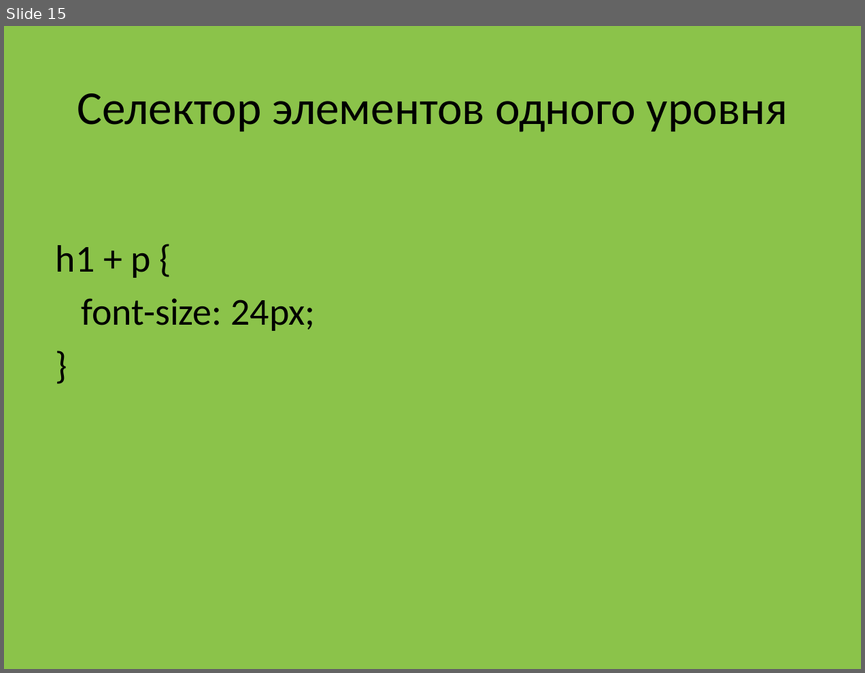
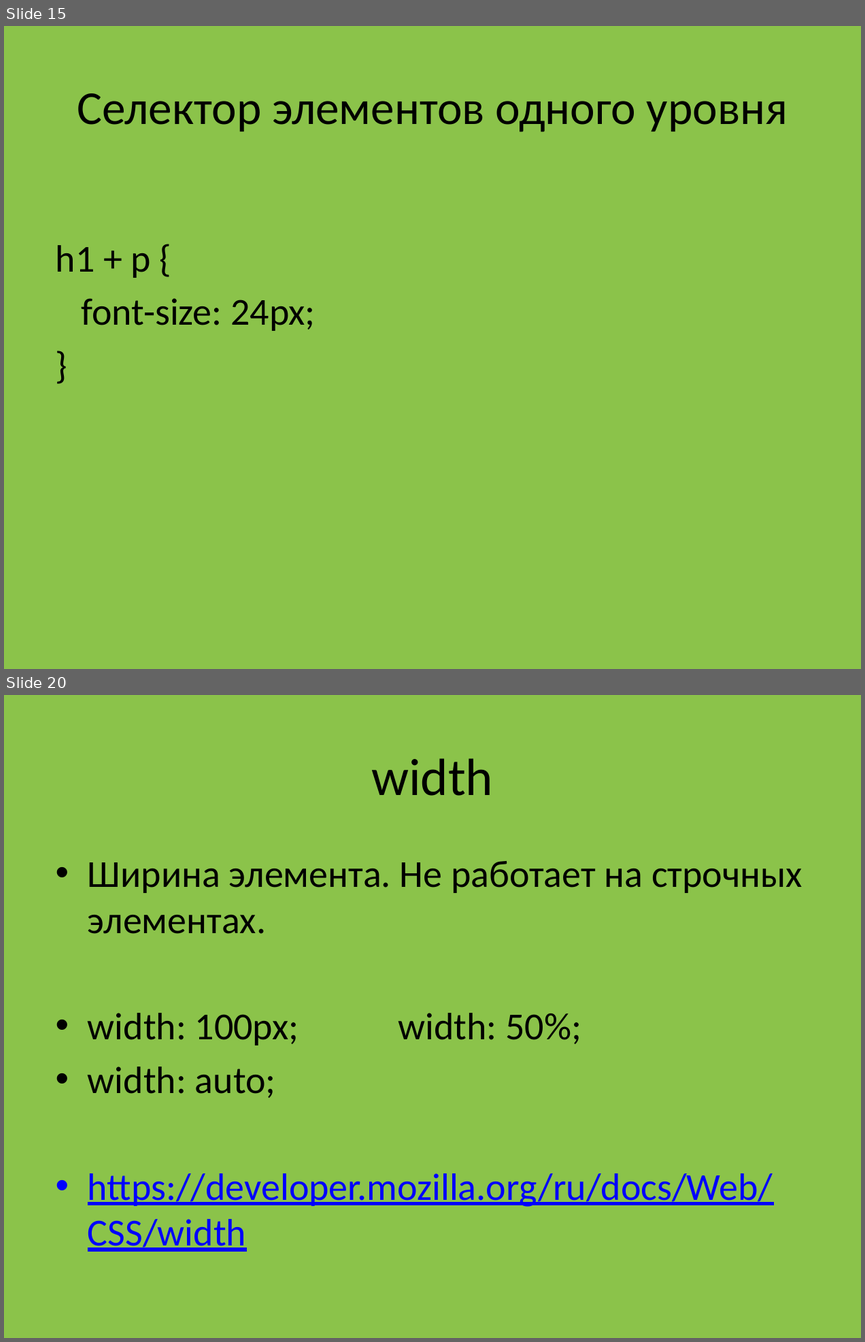
Before and after one commit to fedyashev/course-frontend-group-2, a slide deck: 00-presentation/Frontend 102.pptx. Shown one above the other, each under a label of ours: slide 15 before the commit, slides 15 and 20 after it; the slides between them are not shown. The pictures are 865x673 and 865x1342 pixels, drawn with LibreOffice and Linux fonts; fonts in the diff are those of the drawing. Boxes give left, top, right and bottom in pixels: in the first picture for what was removed or moved away, otherwise in the second. Text is boxed around its words. In the diff, an @@ line names an element or a change of style, - is before the commit and + after.

```diff
--- a/00-presentation/Frontend 102.pptx
+++ b/00-presentation/Frontend 102.pptx
@@ slide 20 added at (4, 695, 861, 1338), background #8BC34A @@
@@ title added at (371, 758, 493, 796), 44 pt, text #000000 @@
+width
@@ text added at (88, 861, 802, 1251), 32 pt, text #000000 @@
+• Ширина элемента. Не работает на строчных элементах.
+• width: 100px; width: 50%;
+• width: auto;
+• https://developer.mozilla.org/ru/docs/Web/CSS/width
```
Also in this commit, not shown: 7 other slides added.
